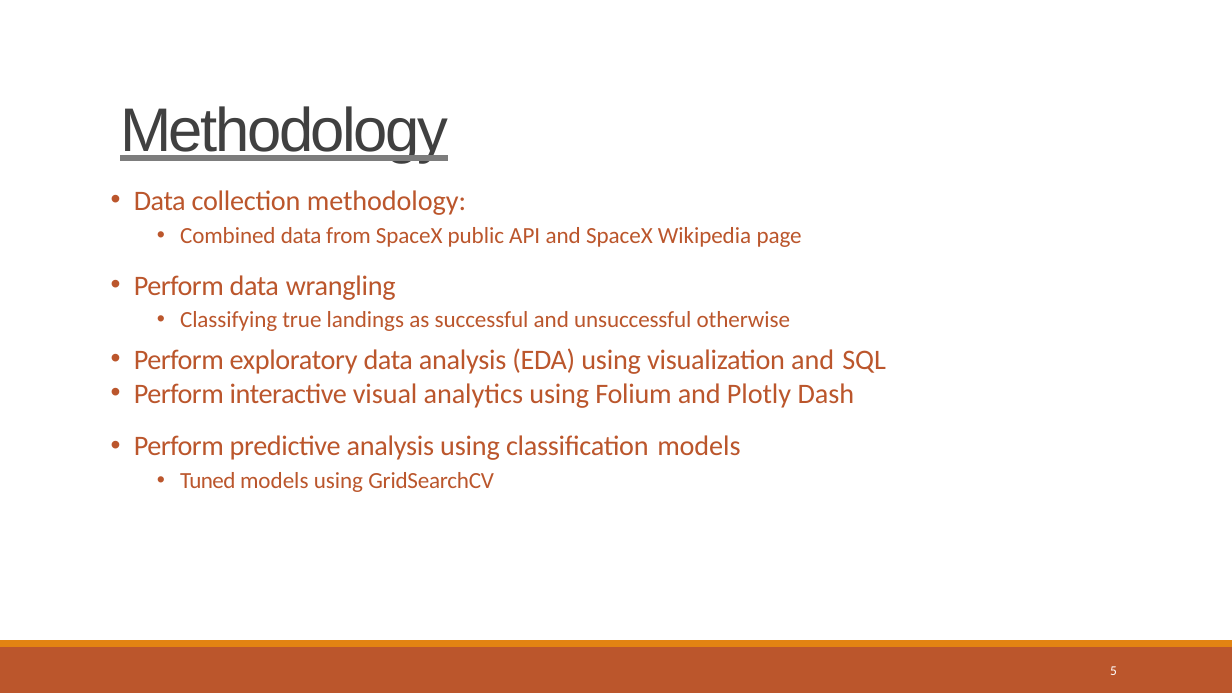
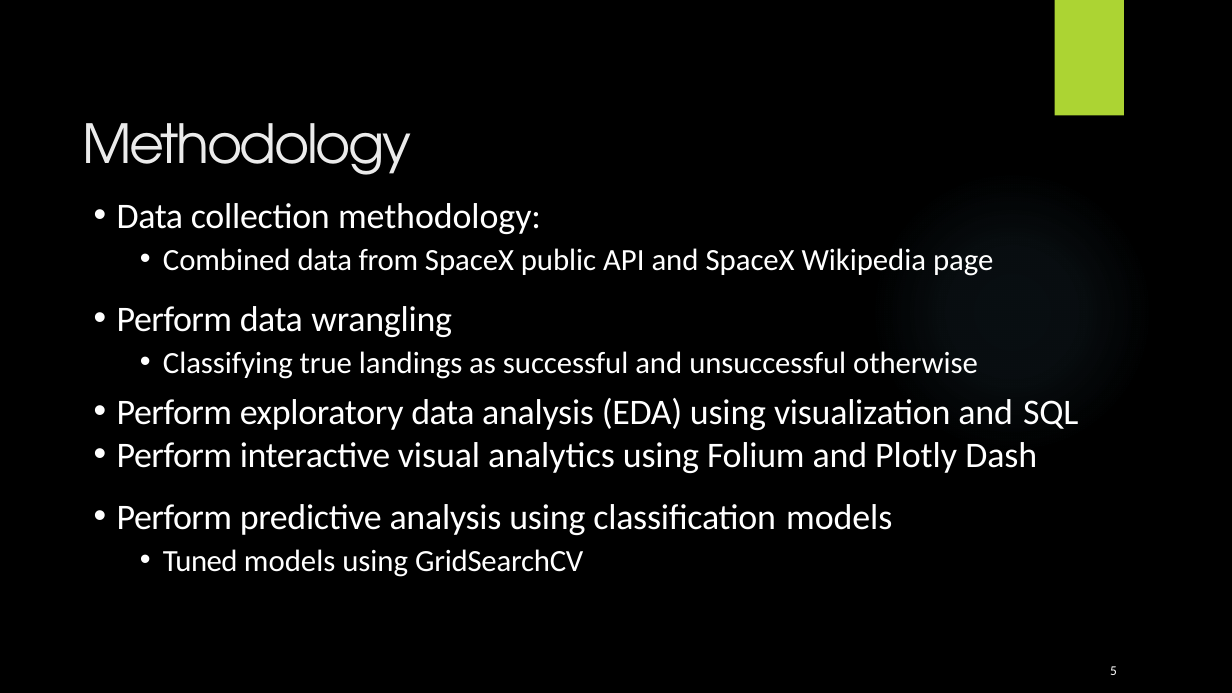
Before and after one commit to Ayyodeji/Applied_Data_Science_Capstone, a slide deck: slide 5 of Week 5 Present Your Data-Driven Insights/Data Science Journey.pptx. Drawn at 1232x693 pixels with LibreOffice and Linux fonts; fonts in the diff are those of the drawing; background and template pictures are left out. Boxes give left, top, right and bottom in pixels: in the first picture for what was removed or moved away, otherwise in the second. Text is boxed around its words. In the diff, an @@ line names an element or a change of style, - is before the commit and + after.

```diff
--- a/Week 5 Present Your Data-Driven Insights/Data Science Journey.pptx
+++ b/Week 5 Present Your Data-Driven Insights/Data Science Journey.pptx
@@ background #FFFFFF to picture (left out) @@
@@ rectangle added at (x1=1055, y1=0, x2=1124, y2=116), fill #ACD433 @@
@@ title "Methodology" moved from (x1=120, y1=106, x2=448, y2=163) to (x1=82, y1=123, x2=411, y2=175) @@
@@ title "Methodology" at (x1=82, y1=123, x2=411, y2=175): size 48 to 42 pt, font Arial to TeX Gyre Adventor, text colour #404040 to #EBEBEB, underline off @@
@@ ellipse added at (x1=870, y1=169, x2=1154, y2=454), fill gradient #7AC4F0 @@
@@ text "Data collection methodology:" moved from (x1=134, y1=190, x2=885, y2=492) to (x1=117, y1=203, x2=1078, y2=577) @@
@@ text "Data collection methodology:" at (x1=117, y1=203, x2=1078, y2=577): size 22 to 28 pt in "Data collection methodology:", "Perform data wrangling", "Perform exploratory data analysis (EDA) using visualization ...", "Perform interactive visual analytics using Folium and ..." and 1 more places; text colour #BB562C to #FFFFFF; size 18 to 24 pt in "Combined data from SpaceX public API and ...", "Classifying true landings as successful and unsuccessful ...", "Tuned models using GridSearchCV" @@
@@ freeform shape removed at (x1=0, y1=647, x2=1232, y2=693) @@
@@ freeform shape removed at (x1=0, y1=640, x2=1232, y2=647) @@
```
Also in this commit, not shown: 45 other slides changed, 1 slide removed, 1 other file.
